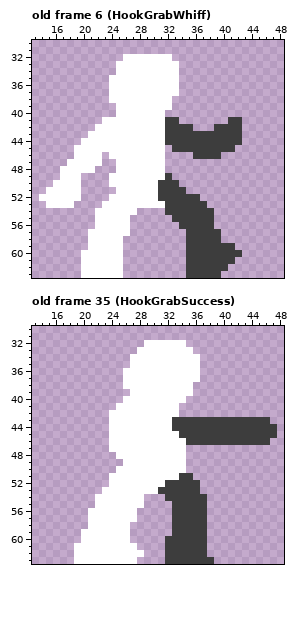
File history of a pixel-art file, src/Unity/Fighters/Assets/Art/Sprites/Animations/blackhand.aseprite. That is the earlier state.
64x64 pixels, 74 frames. Shown: old frame 6 (HookGrabWhiff): x 13..48, y 30..63; old frame 35 (HookGrabSuccess): x 13..48, y 30..63. The commit also changed other frames, which this record leaves out.
Once edited:
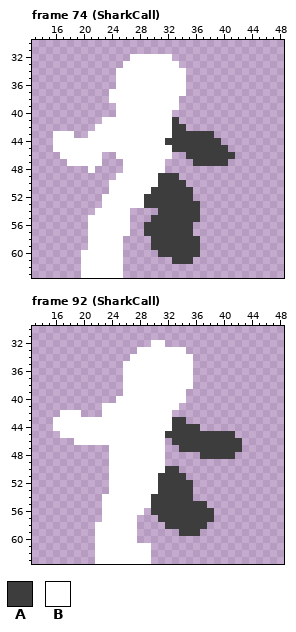
Palette (. is transparent): A #3d3d3d  B #ffffff
A new or re-ordered frame is compared with the old frame closest to it.
From old to new:
frames 74 -> 93
--- frame 74 (SharkCall) is new; against old frame 6 (HookGrabWhiff), layer "Layer 1"
@@ x 13..48 @@
 31 ....................................
-32 .............BBBBBBB................
-33 ............BBBBBBBBB...............
-34 ............BBBBBBBBB...............
-35 ...........BBBBBBBBBB...............
-36 ...........BBBBBBBBBB...............
-37 ...........BBBBBBBBBB...............
-38 ...........BBBBBBBBB................
-39 ............BBBBBBBB................
-40 ............BBBBBBB.................
-41 ..........BBBBBBBBBAA.......AA......
-42 .........BBBBBBBBBBAAAA...AAAA......
-43 ........BBBBBBBBBBBAAAAAAAAAAA......
-44 .......BBBBBBBBBBBBAAAAAAAAAAA......
-45 ......BBBBBBBBBBBBB.AAAAAAAAA.......
-46 ......BBBB.BBBBBBBB....AAAA.........
-47 .....BBBBB..BBBBBBB.................
-48 ....BBBBB...BBBBBBB.................
-49 ....BBB....BBBBBBBBA................
-50 ...BBBB....BBBBBBBAAA...............
-51 ..BBBBB.....BBBBBBAAAA..............
-52 .BBBBBB....BBBBBBBAAAAAA............
-53 ..BBBB....BBBBBBBBBAAAAAA...........
-54 .........BBBBBB....AAAAAAA..........
-55 .........BBBBB......AAAAAA..........
-56 .........BBBBB.......AAAAA..........
-57 ........BBBBBB........AAAAA.........
-58 ........BBBBB.........AAAAA.........
-59 ........BBBBB.........AAAAAAA.......
-60 .......BBBBBB.........AAAAAAAA......
-61 .......BBBBBB.........AAAAAAA.......
-62 .......BBBBBB.........AAAAAA........
-63 .......BBBBBB.........AAAAA.........
+32 ..............BBBBBB................
+33 .............BBBBBBBB...............
+34 ............BBBBBBBBBB..............
+35 ............BBBBBBBBBB..............
+36 ............BBBBBBBBBB..............
+37 ...........BBBBBBBBBBB..............
+38 ...........BBBBBBBBBB...............
+39 ............BBBBBBBBB...............
+40 ............BBBBBBBB................
+41 ..........BBBBBBBBBBA...............
+42 .........BBBBBBBBBBBAA..............
+43 ...BBB..BBBBBBBBBBBBAAAAAA..........
+44 ...BBBBBBBBBBBBBBBBAAAAAAAA.........
+45 ...BBBBBBBBBBBBBBBBBAAAAAAAA........
+46 ....BBBBBB..BBBBBBBB..AAAAAAA.......
+47 .....BBBBB...BBBBBB....AAAAA........
+48 ........B....BBBBBB.................
+49 ............BBBBBBAAA...............
+50 ...........BBBBBBBAAAA..............
+51 ...........BBBBBBAAAAAA.............
+52 ..........BBBBBBAAAAAAA.............
+53 ..........BBBBBBAAAAAAAA............
+54 .........BBBBB....AAAAAA............
+55 ........BBBBBB...AAAAAAA............
+56 ........BBBBBB..AAAAAAA.............
+57 ........BBBBBB..AAAAAAA.............
+58 ........BBBBB....AAAAAAA............
+59 ........BBBBB....AAAAAAA............
+60 .......BBBBBB.....AAAAAA............
+61 .......BBBBBB.......AAA.............
+62 .......BBBBBB.......................
+63 .......BBBBBB.......................
--- frame 92 (SharkCall) is new; against old frame 35 (HookGrabSuccess), layer "Layer 1"
@@ x 13..48 @@
 31 ....................................
-32 ................BBBBBB..............
-33 ...............BBBBBBBB.............
-34 ..............BBBBBBBBBB............
-35 ..............BBBBBBBBBB............
-36 .............BBBBBBBBBBB............
-37 .............BBBBBBBBBBB............
+32 .................BB.................
+33 ...............BBBBBBB..............
+34 ..............BBBBBBBBB.............
+35 .............BBBBBBBBBB.............
+36 .............BBBBBBBBBB.............
+37 .............BBBBBBBBBB.............
 38 .............BBBBBBBBBB.............
-39 ..............BBBBBBBBB.............
-40 .............BBBBBBBBB..............
-41 ............BBBBBBBBB...............
-42 ...........BBBBBBBBBB...............
-43 ...........BBBBBBBBBAAAAAAAAAAAAAA..
-44 ...........BBBBBBBBBAAAAAAAAAAAAAAA.
-45 ...........BBBBBBBBBBAAAAAAAAAAAAAA.
-46 ...........BBBBBBBBBBBAAAAAAAAAAAA..
-47 ...........BBBBBBBBBBB..............
-48 ............BBBBBBBBBB..............
-49 .............BBBBBBBBB..............
-50 ............BBBBBBBBBB..............
-51 ...........BBBBBBBBBBAA.............
-52 ...........BBBBBBBBAAAAA............
-53 ..........BBBBBBBBAAAAAA............
-54 .........BBBBBBB...AAAAAA...........
-55 .........BBBBBBB....AAAAA...........
-56 ........BBBBBBB.....AAAAA...........
-57 ........BBBBBBB.....AAAAA...........
-58 ........BBBBBB......AAAAA...........
-59 .......BBBBBBB......AAAAA...........
-60 .......BBBBBBB.....AAAAAA...........
-61 ......BBBBBBBBB....AAAAAA...........
-62 ......BBBBBBBBBB...AAAAAA...........
-63 ......BBBBBBBBB....AAAAAAA..........
+39 .............BBBBBBBBB..............
+40 ............BBBBBBBBBB..............
+41 ..........BBBBBBBBBBB...............
+42 ....BBB...BBBBBBBBBB................
+43 ...BBBBBBBBBBBBBBBBBAA..............
+44 ...BBBBBBBBBBBBBBBBBAAAA............
+45 ....BBBBBBBBBBBBBBBAAAAAAAAAA.......
+46 ......BBBBBBBBBBBBB.AAAAAAAAAA......
+47 ...........BBBBBBBB..AAAAAAAAA......
+48 ...........BBBBBBBB.....AAAAA.......
+49 ...........BBBBBBBB.................
+50 ...........BBBBBBBBAA...............
+51 ...........BBBBBBBAAAA..............
+52 ...........BBBBBBBAAAAA.............
+53 ...........BBBBBBBAAAAA.............
+54 ..........BBBBBBBAAAAAA.............
+55 ..........BBBBBBBAAAAAAAA...........
+56 ..........BBBBBB.AAAAAAAAA..........
+57 ..........BBBBB...AAAAAAAA..........
+58 .........BBBBBB....AAAAAA...........
+59 .........BBBBBB......AAA............
+60 .........BBBBBB.....................
+61 .........BBBBBBBB...................
+62 .........BBBBBBBB...................
+63 .........BBBBBBBB...................
Changed places in both pictures, as pixel boxes (x1, y1, x2, y2):
changed: (39, 54, 242, 278)
changed: (53, 340, 277, 564)
